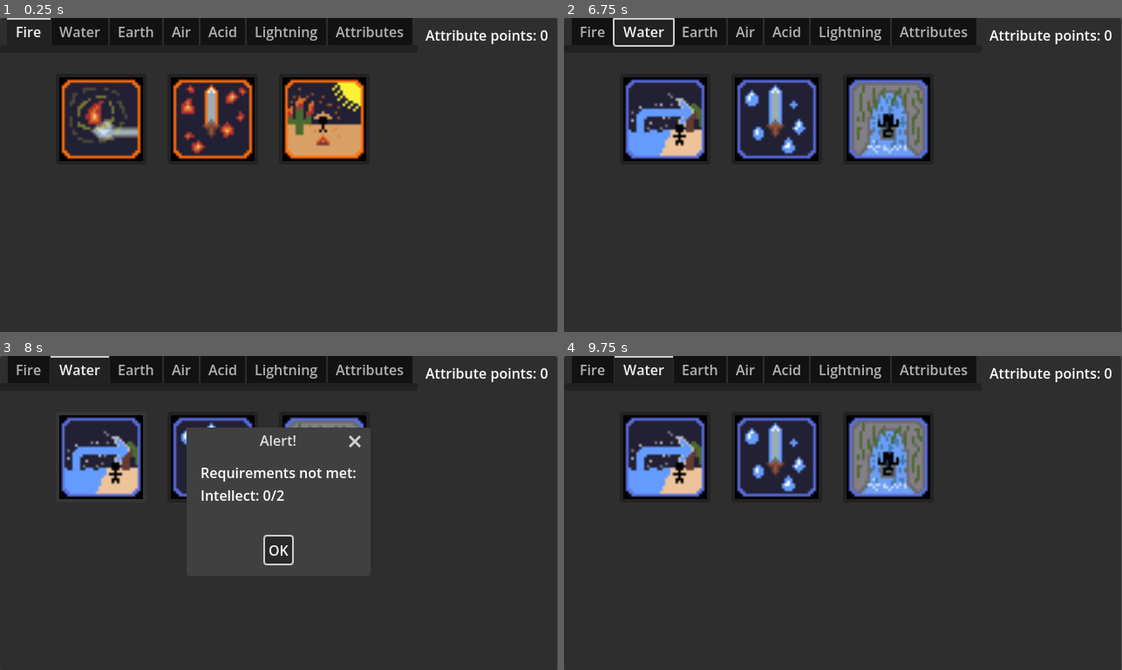
Above: before the commit, frames 1-4 (two rows, left to right).
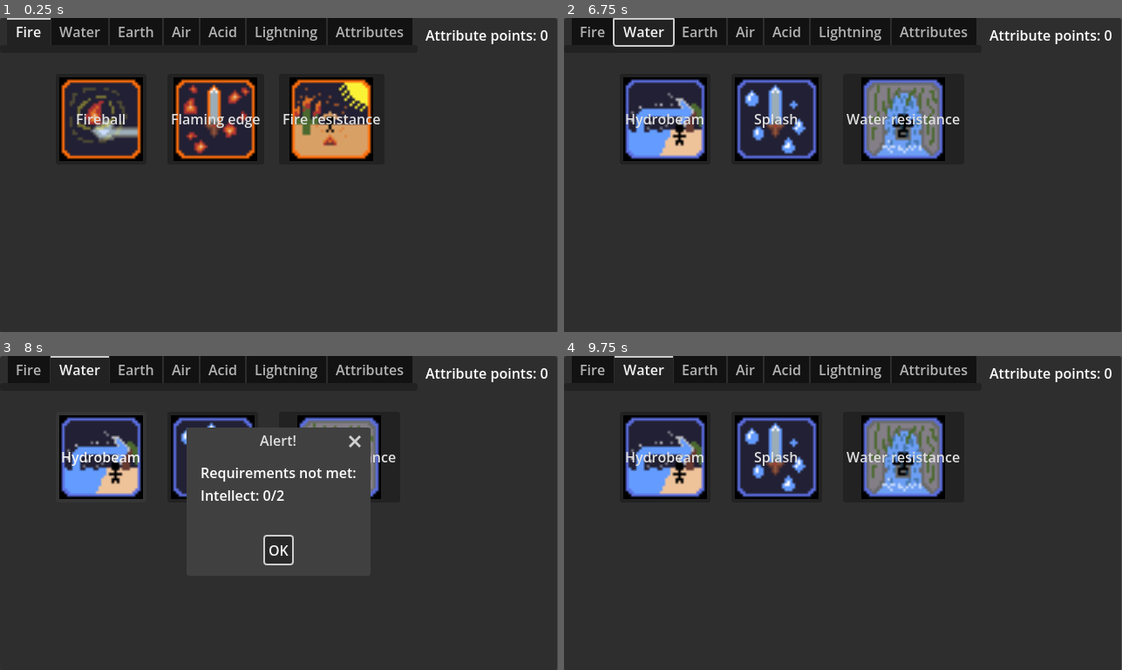
Above: after the commit, the same moments.

Repository: jozeni00/rolo_project
Game: Godot game, scene res://src/StarterGui/skill tree frontend 2026/skill treee.tscn
The game is run twice, just before and just after one commit, with the same random seed, the same clock (stepped at 60 frames per second) and the same inputs. This scene is started directly instead of the project's main scene.
Inputs (mouse positions are in pixels of both pictures, inside the frame that each line leads up to; where the layout moved, square brackets give the same spot in the first picture):
- Up to frame 1 (0.25 s): no input
- Up to frame 2 (6.75 s): click (664, 118) at 0.5 s; click "OK" at 1.25 s; click (781, 118) [776, 118] at 2 s; click "OK" at 2.75 s; click (893, 118) [887, 118] at 3.5 s; click "OK" at 4.25 s; tap Enter at 5, 6.5 s; move the mouse to (965, 159) at 5.02 s; press the mouse at (965, 159) at 5.03 s; hold Right (Right) 5.03-5.75 s; release the mouse at (965, 159) at 5.75 s; tap Space (SpecialAttack) at 5.75 s; drag from (731, 190) to (815, 237) at 5.77 s; move the mouse to (898, 105) at 6.52 s; hold Right (Right) from 6.53 s (still down); hold F (Interact) from 6.53 s (still down)
- Up to frame 3 (8 s): release Right (Right) at 7.25 s; release F (Interact) at 7.25 s; click (100, 456) at 7.25 s
- Up to frame 4 (9.75 s): click (776, 456) at 8 s; click (904, 456) [887, 456] at 8.75 s; tap Space (SpecialAttack) at 9.5 s; drag from (815, 575) to (675, 465) at 9.52 s

The runs differ from the first frame. In frame 1, 4.5% of the frame differs, in the area x 13-69%, y 18-46%; in frame 2, 4.1%; in frame 3, 1.1%; in frame 4, 4.1%.

Commit message:
more changes yay
changed the issue where skill text were not showing

Diff:
--- a/src/StarterGui/skill tree frontend 2026/panel.gd
+++ b/src/StarterGui/skill tree frontend 2026/panel.gd
@@ -48,6 +48,7 @@
 
 func _ready() -> void:
 	_refresh_points()
+	_cache_original_tooltips()
 	_connect_all_skill_buttons()
 	call_deferred("_setup_attributes")
 
@@ -141,6 +142,15 @@
 	_update_skill_buttons()
 
 
+func _cache_original_tooltips() -> void:
+	var buttons := _find_buttons_recursive(tab_container)
+
+	for btn in buttons:
+		if skill_req.has(btn.name):
+			if not btn.has_meta("base_tooltip"):
+				btn.set_meta("base_tooltip", btn.tooltip_text)
+
+
 func _connect_all_skill_buttons() -> void:
 	var buttons := _find_buttons_recursive(tab_container)
 
@@ -211,12 +221,26 @@
 		var is_unlocked := unlocked.has(skill_name)
 
 		btn.disabled = is_unlocked
-		btn.text = ""
-
+
+		# Keep the skill name visible over the icon.
 		if is_unlocked:
-			btn.tooltip_text = "%s\nUnlocked" % skill_name
+			btn.text = "%s\nUnlocked" % skill_name
 		else:
-			btn.tooltip_text = "%s\n%s" % [skill_name, _requirements_text(skill_name)]
+			btn.text = skill_name
+
+		# Keep original tooltip and add unlock requirements.
+		var base_tooltip := ""
+
+		if btn.has_meta("base_tooltip"):
+			base_tooltip = str(btn.get_meta("base_tooltip"))
+
+		if base_tooltip.strip_edges() == "":
+			base_tooltip = skill_name
+
+		if is_unlocked:
+			btn.tooltip_text = "%s\n\nStatus: Unlocked" % base_tooltip
+		else:
+			btn.tooltip_text = "%s\n\nUnlock Requirements:\n%s" % [base_tooltip, _requirements_text(skill_name)]
 
 
 func _requirements_text(skill_name: String) -> String:
@@ -229,7 +253,7 @@
 
 		parts.append("%s %d/%d" % [stat_name, have, need])
 
-	return ", ".join(parts)
+	return "\n".join(parts)
 
 
 func show_popup(msg: String) -> void:
--- a/src/StarterGui/skill tree frontend 2026/skill treee.tscn
+++ b/src/StarterGui/skill tree frontend 2026/skill treee.tscn
@@ -53,9 +53,7 @@
 offset_top = 33.0
 offset_right = 168.0
 offset_bottom = 137.0
-tooltip_text = "Fireball
-(req attribute points: 1)
-Launch fireballs at your enemies what more could there be!"
+tooltip_text = "Launch fireballs at your enemies what more could there be!"
 text = "
 
 
@@ -71,8 +69,7 @@
 offset_top = 33.0
 offset_right = 296.0
 offset_bottom = 137.0
-tooltip_text = "(req attribute point: 2)
-infuses your weapon is with the element of fire
+tooltip_text = "infuses your weapon is with the element of fire
 and you can set enemies on fire with dot
  i guess you could really feel the INTENSITY of the situation!"
 text = "
@@ -90,8 +87,7 @@
 offset_top = 33.0
 offset_right = 424.0
 offset_bottom = 137.0
-tooltip_text = "(req attribute points: 3)
-harness the power of fire and let it burn within you!
+tooltip_text = "harness the power of fire and let it burn within you!
 the chance of fire related status effect are reduce and you take less fire damage
 let it burn, let it burn,
  can't hold it back anymore~
@@ -116,8 +112,7 @@
 offset_top = 33.0
 offset_right = 168.0
 offset_bottom = 137.0
-tooltip_text = "(req attribute points: 1)
-a beam of water
+tooltip_text = "a beam of water
 you could really SEA this coming didn't you"
 text = "
 
@@ -134,8 +129,7 @@
 offset_top = 33.0
 offset_right = 296.0
 offset_bottom = 137.0
-tooltip_text = "(req atttribute points: 2)
-infuse your sword with the element of water.
+tooltip_text = "infuse your sword with the element of water.
 It can make your enemies wet!
 if their wet it can do double damage!
 I guess you could say we really got a splash of inspiration!
@@ -156,8 +150,7 @@
 offset_top = 33.0
 offset_right = 424.0
 offset_bottom = 137.0
-tooltip_text = "(req attribute points: 3)
-harness the power of water and let the currents flow within you!
+tooltip_text = "harness the power of water and let the currents flow within you!
 the chance of water related status effects are reduced
 and you take less water damage
 oh no your resistant to a drop of water....now your gonna die..."
@@ -181,8 +174,7 @@
 offset_top = 33.0
 offset_right = 168.0
 offset_bottom = 137.0
-tooltip_text = "(req attribute points: 1)
-creates a temporary wall that can be created
+tooltip_text = "creates a temporary wall that can be created
 in any of the four cardinal directions.
 this really is a rocky situation."
 text = "
@@ -200,8 +192,7 @@
 offset_top = 33.0
 offset_right = 296.0
 offset_bottom = 137.0
-tooltip_text = "(req attribute points: 2)
-infuse your sword with the element of Earth.
+tooltip_text = "infuse your sword with the element of Earth.
 when hitting an enemy it has a chance to slow them down.
 This really is a slowing experience!
 "
@@ -220,9 +211,7 @@
 offset_top = 33.0
 offset_right = 424.0
 offset_bottom = 137.0
-tooltip_text = "(req attribute points: 3)
-
-harness the power of Earth and let the sands shift within you!
+tooltip_text = "harness the power of Earth and let the sands shift within you!
 the chance of Earth related status effects are reduced.............psyche!
 you gain temporary armor that lowers incoming damage
 were you expecting something grandeur?
@@ -247,8 +236,7 @@
 offset_top = 33.0
 offset_right = 168.0
 offset_bottom = 137.0
-tooltip_text = "(req attribute points: 1)
-a dash ability that can be used to pierce the enemies with
+tooltip_text = "a dash ability that can be used to pierce the enemies with
 "
 text = "
 
@@ -265,8 +253,7 @@
 offset_top = 33.0
 offset_right = 296.0
 offset_bottom = 137.0
-tooltip_text = "(req attribute points: 2)
-infuses your weapon with the element of air.
+tooltip_text = "infuses your weapon with the element of air.
 upon attacking a(n) enem (y) ies there is a chance for them to be stunned for a moment
 it really is a STUNNING ability!"
 text = "
@@ -284,8 +271,7 @@
 offset_top = 33.0
 offset_right = 424.0
 offset_bottom = 137.0
-tooltip_text = "(req attribute points: 3)
-harness the power of air and let the currents breeze past you!
+tooltip_text = "harness the power of air and let the currents breeze past you!
 the chance of air related status effects are reduced
 and you take less air damage
 I suppose you can say this is a breath taking experience!"
@@ -309,8 +295,7 @@
 offset_top = 33.0
 offset_right = 168.0
 offset_bottom = 137.0
-tooltip_text = "(req attribute points: 1)
-dragging your feet across the floor leaves
+tooltip_text = "dragging your feet across the floor leaves
 a trail of acid pools.
 enemies that step in them
 take dot while they remain in them"
@@ -329,8 +314,7 @@
 offset_top = 33.0
 offset_right = 296.0
 offset_bottom = 137.0
-tooltip_text = "(req attribute points: 2)
-infuses your weapon with the element of Acid.
+tooltip_text = "infuses your weapon with the element of Acid.
 upon attacking a(n) enem (y) ies there is a chance
 for them to be stunned for a moment
 "
@@ -349,8 +333,7 @@
 offset_top = 33.0
 offset_right = 424.0
 offset_bottom = 137.0
-tooltip_text = "(req attribute points: 3)
-harness the power of Acid and let the acidity intoxicate you!
+tooltip_text = "harness the power of Acid and let the acidity intoxicate you!
 the chance of acid related status effects are reduced
 and you take less Acid damage
 I guess you could say this is a toxic resistance!"
@@ -374,8 +357,7 @@
 offset_top = 33.0
 offset_right = 168.0
 offset_bottom = 137.0
-tooltip_text = "(req attribute points: 1)
-swap places with the enemy.
+tooltip_text = "swap places with the enemy.
 I'm sure this will be a shocking revelation!"
 text = "
 
@@ -393,8 +375,7 @@
 offset_top = 33.0
 offset_right = 296.0
 offset_bottom = 137.0
-tooltip_text = "(req attribute points: 2)
-throws a powerful javelin at the enemy and stuns them
+tooltip_text = "throws a powerful javelin at the enemy and stuns them
 I'm sure this will be a shocking story like there never has been before!"
 text = "
 
@@ -411,8 +392,7 @@
 offset_top = 33.0
 offset_right = 424.0
 offset_bottom = 137.0
-tooltip_text = "(req attribute points: 3)
-harness the power of Lightning and let it shock you!
+tooltip_text = "harness the power of Lightning and let it shock you!
 the chance of lightning related status effects are reduced
 and you take less Lightning damage
 I guess you could say this is a shocking experience!"
